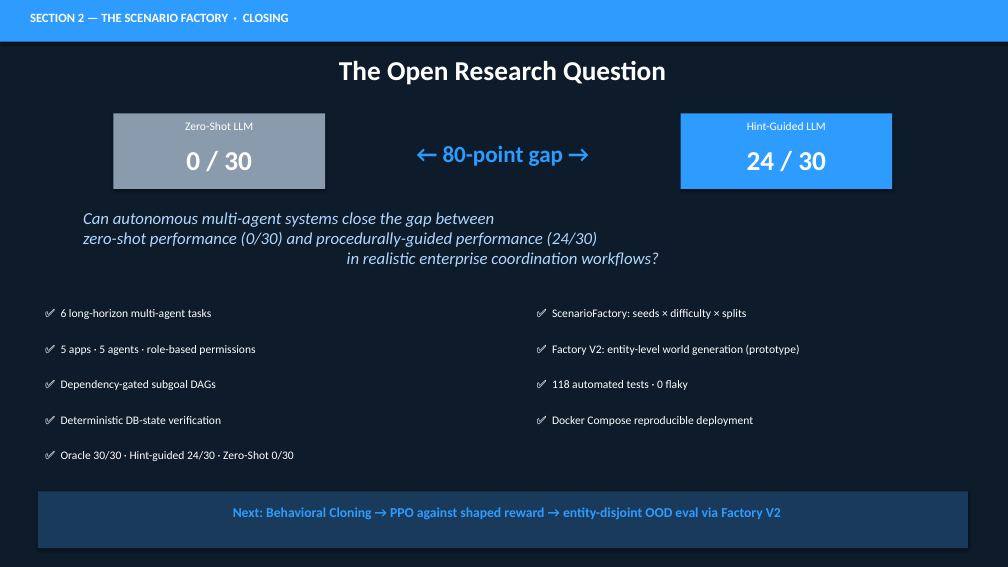
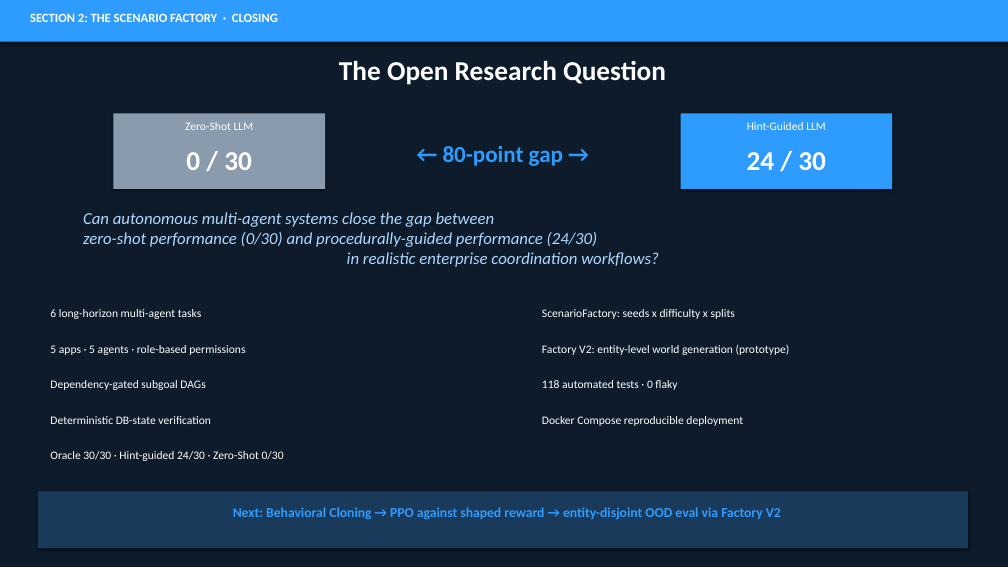
Before and after one commit to Gourang5/enterprise-marl-benchmark, a slide deck: slide 20 of deliverables/enterprise_marl_benchmark.pptx. Drawn at 1008x567 pixels with LibreOffice and Linux fonts; fonts in the diff are those of the drawing. Boxes give left, top, right and bottom in pixels: in the first picture for what was removed or moved away, otherwise in the second. Text is boxed around its words. In the diff, an @@ line names an element or a change of style, - is before the commit and + after.

```diff
--- a/deliverables/enterprise_marl_benchmark.pptx
+++ b/deliverables/enterprise_marl_benchmark.pptx
@@ text at (30, 13, 278, 22): text changed @@
-SECTION 2 — THE SCENARIO FACTORY · CLOSING
+SECTION 2: THE SCENARIO FACTORY · CLOSING
@@ text at (50, 309, 201, 319): text changed @@
-✅ 6 long-horizon multi-agent tasks
+6 long-horizon multi-agent tasks
@@ text at (542, 309, 735, 319): text changed @@
-✅ ScenarioFactory: seeds × difficulty × splits
+ScenarioFactory: seeds x difficulty x splits
@@ text at (50, 345, 245, 355): text changed @@
-✅ 5 apps · 5 agents · role-based permissions
+5 apps · 5 agents · role-based permissions
@@ text at (542, 344, 790, 355): text changed @@
-✅ Factory V2: entity-level world generation (prototype)
+Factory V2: entity-level world generation (prototype)
@@ text at (50, 380, 205, 390): text changed @@
-✅ Dependency-gated subgoal DAGs
+Dependency-gated subgoal DAGs
@@ text at (542, 380, 677, 390): text changed @@
-✅ 118 automated tests · 0 flaky
+118 automated tests · 0 flaky
@@ text at (50, 416, 211, 424): text changed @@
-✅ Deterministic DB-state verification
+Deterministic DB-state verification
@@ text at (542, 416, 743, 426): text changed @@
-✅ Docker Compose reproducible deployment
+Docker Compose reproducible deployment
@@ text at (50, 451, 284, 461): text changed @@
-✅ Oracle 30/30 · Hint-guided 24/30 · Zero-Shot 0/30
+Oracle 30/30 · Hint-guided 24/30 · Zero-Shot 0/30
```
Also in this commit, not shown: 18 other slides changed, 1 other file.
